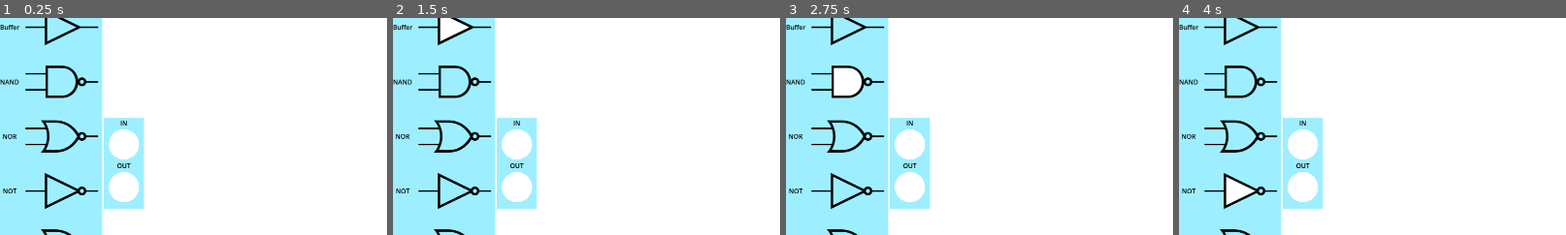
Above: before the commit, frames 1-4 (left to right).
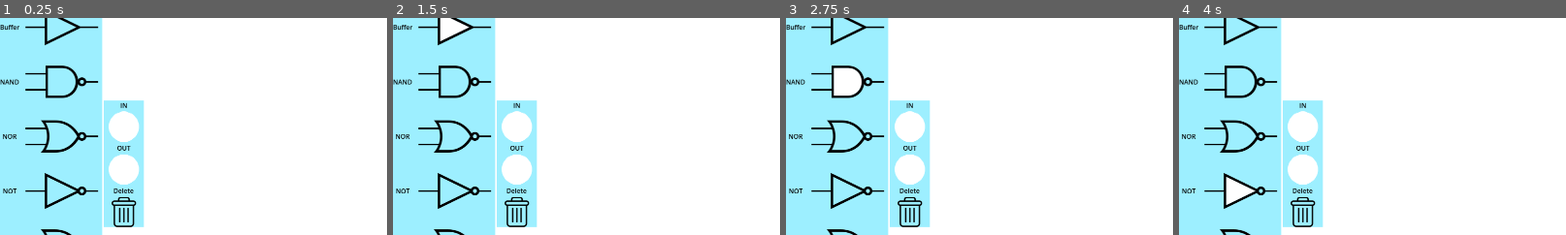
Above: after the commit, the same moments.

Repository: sleep-walkerr/CircuitCanvas
Game: Godot game, scene res://MainScene.tscn
Two runs of this game, one before a commit and one after it. Both use one fixed random seed, a clock stepped at 60 frames per second and the inputs below.
Inputs (mouse positions are % of the whole screen's width and height, from its top left):
- Up to frame 1 (0.25 s): no input
- Up to frame 2 (1.5 s): click (8, 6) at 0.5 s; click (8, 19) at 1.25 s
- Up to frame 3 (2.75 s): click (8, 31) at 2 s
- Up to frame 4 (4 s): click (8, 44) at 2.75 s; click (8, 56) at 3.5 s
The pictures show only the part of the screen within x 0-50%, y 16-66%; the shares and areas given below are measured in that part.

The runs differ from the first frame. In frame 1, 3.9% of the frame differs, in the area x 26-38%, y 37-97%; in frame 2, 3.9%; in frame 3, 3.9%; in frame 4, 3.9%.

Commit message:
Added ability to increase number of input pins by pressing = while hovering over the target gate. Multiple changes to SDL printing and changes to fully integrate the ability to increase pins.

Diff:
--- a/GUI/GUI.tscn
+++ b/GUI/GUI.tscn
@@ -38,10 +38,6 @@
 layout_mode = 2
 mouse_filter = 2
 
-[node name="TextureButton" type="TextureButton" parent="HBoxContainer/Control/HBoxContainer/VBoxContainer"]
-visible = false
-layout_mode = 2
-
 [node name="Control2" type="MarginContainer" parent="HBoxContainer"]
 custom_minimum_size = Vector2(100, 225)
 layout_direction = 2
--- a/GUI/GUIScript.gd
+++ b/GUI/GUIScript.gd
@@ -1,6 +1,6 @@
 extends Node2D
 var typeList = ['AND', 'Buffer', 'NAND', 'NOR', 'NOT', 'OR', 'XNOR', 'XOR']
-var otherTypeList = ['IN', 'OUT']
+var otherTypeList = ['IN', 'OUT', 'Delete']
 
 # Declare member variables here. Examples:
 # var a = 2
@@ -44,7 +44,7 @@
 
 		var currentOtherTextureButton = TextureButton.new()
 		currentOtherTextureButton.name = otherType
-		currentOtherTextureButton.texture_normal = load("res://Input_Output/BodyX.png")
+		currentOtherTextureButton.texture_normal = load("res://Input_Output/" + otherType + ".png")
 		currentOtherTextureButton.stretch_mode = TextureButton.STRETCH_KEEP_CENTERED
 		get_node("HBoxContainer//Control2/VBoxContainer").add_child(currentOtherTextureButton)
 
--- a/Gate/Gate.gd
+++ b/Gate/Gate.gd
@@ -42,10 +42,24 @@
 		get_node("/root/Node2D").CreatePINConnection(fromPIN)
 
 func set_Input_PIN_Number(newPINNumber):
-	# instances pins into instanced gate
+	configureSpacerPoints(newPINNumber)
+	InstancePinsAndPosition(newPINNumber)
 
-	#set up points on Line2D first
-	#first get the distance btw points
+
+
+
+func InstancePinsAndPosition(newPINNumber):
+	for i in range(newPINNumber):
+		# i+2 because of the initial 2 points already on the line (points are in order of addition)
+		var newGatePIN = load("res://GatePIN/InPIN.tscn").instantiate()
+		newGatePIN.set_meta("PINNo", i+1)
+		newGatePIN.show_behind_parent = true
+		inAndOutPINListDictionary["IN"].append(newGatePIN)
+		self.add_child(newGatePIN)
+		newGatePIN.position = Vector2($PINSpacer.points[i+2] - Vector2(24, 0))
+		calculate_Output_PIN_Index(newPINNumber)
+
+func configureSpacerPoints(newPINNumber):
 	var distance = abs($PINSpacer.points[0].y) + abs($PINSpacer.points[1].y)
 	var increment = (distance / newPINNumber) / 2
 	var currentPosition = $PINSpacer.points[0].y# will keep track of how many segments have been added for setting points
@@ -55,14 +69,26 @@
 		$PINSpacer.add_point(Vector2($PINSpacer.points[0].x, currentPosition))
 		currentPosition += increment
 
-	for i in range(newPINNumber):
-		# i+2 because of the initial 2 points already on the line (points are in order of addition)
+
+
+func AddPIN():
+	if !(type == "NOT" or type == "Buffer"):
+		$PINSpacer.clear_points()
+		$PINSpacer.add_point(Vector2(-37, -40))
+		$PINSpacer.add_point(Vector2(37,40))
+		var newPINNumber = inAndOutPINListDictionary["OUT"][0].get_meta("PINNo")
+		configureSpacerPoints(inAndOutPINListDictionary["OUT"][0].get_meta("PINNo"))
+		print($PINSpacer.points)
+		for inPIN in inAndOutPINListDictionary["IN"]:
+			self.remove_child(inPIN)
 		var newGatePIN = load("res://GatePIN/InPIN.tscn").instantiate()
-		newGatePIN.set_meta("PINNo", i+1)
+		newGatePIN.set_meta("PINNo", newPINNumber)
 		newGatePIN.show_behind_parent = true
 		inAndOutPINListDictionary["IN"].append(newGatePIN)
-		self.add_child(newGatePIN)
-		newGatePIN.position = Vector2($PINSpacer.points[i+2] - Vector2(24, 0))
-
-	#anytime a new input pin number is set, total input pins will be counted and then the index of the output pin will be known
-	calculate_Output_PIN_Index(newPINNumber)
+		var index = 2
+		for inPIN in inAndOutPINListDictionary["IN"]:
+			add_child(inPIN)
+			inPIN.position = Vector2($PINSpacer.points[index] - Vector2(24, 0))
+			print(Vector2($PINSpacer.points[index] - Vector2(70, 0)))
+			index += 1
+		calculate_Output_PIN_Index(newPINNumber)
--- a/Input_Output/Input_Output.gd
+++ b/Input_Output/Input_Output.gd
@@ -65,7 +65,6 @@
 		get_node("/root/Node2D").CreatePINConnection(inAndOutPINListDictionary["OUT"][0])
 
 	if !inTextEntryField:
-		#print("bruh")
 		if event is InputEventMouseButton:
 			lastMousePos = get_global_mouse_position()
 		# detect drag only based on current location vs last
--- a/MainScene.gd
+++ b/MainScene.gd
@@ -67,7 +67,17 @@
 
 func _input(event):
 	if !Input.is_key_pressed(KEY_CTRL):
-		if event.is_action_pressed("click]") and selectedGate != null and mouseOverAndSelectionCast.get_collision_count() == 0:
+		if mouseOverAndSelectionCast.get_collision_count() > 0:
+			print(mouseOverAndSelectionCast.get_collider(0).name)
+
+		if event.is_action_pressed("click]") and selectedGate == "Delete":
+			if mouseOverAndSelectionCast.get_collision_count() > 0 and ("Gate" in mouseOverAndSelectionCast.get_collider(0).name or "Input_Output" in mouseOverAndSelectionCast.get_collider(0).name):
+
+				if "Gate" in mouseOverAndSelectionCast.get_collider(0).name:
+					DeleteSelectedGateScene(mouseOverAndSelectionCast.get_collider(0))
+				elif "Input_Output" in mouseOverAndSelectionCast.get_collider(0).name:
+					DeleteSelectedInput_OutputScene(mouseOverAndSelectionCast.get_collider(0))
+		elif event.is_action_pressed("click]") and selectedGate != null and mouseOverAndSelectionCast.get_collision_count() == 0:
 			if selectedGate != "IN" and selectedGate != "OUT":
 				var gate_instance = load("res://Gate/Gate.tscn").instantiate()
 				gate_instance.type = selectedGate
@@ -87,6 +97,8 @@
 				in_out_instance.move_and_collide(Vector2(0,0))
 				in_out_instance.get_node("Input_Output_Label").position = in_out_instance.global_position
 				inputsAndOutputsList[in_out_instance.type].append(in_out_instance)
+		elif event.is_action_pressed("plus") and mouseOverAndSelectionCast.get_collision_count() > 0 and "Gate" in mouseOverAndSelectionCast.get_collider(0).name:
+			mouseOverAndSelectionCast.get_collider(0).AddPIN()
 
 
 		elif event is InputEventMouseMotion and scene_currently_over is CharacterBody2D:
@@ -125,6 +137,35 @@
 					connectionPointIndex += 1
 				connectionPointIndex = 0
 
+
+func DeleteSelectedGateScene(gateToDelete):
+	var connectionPointIndex = 0
+	gateReferencesByCategory[gateToDelete.type].erase(gateToDelete)
+	for pinType in gateToDelete.inAndOutPINListDictionary:
+		for gatePIN in gateToDelete.inAndOutPINListDictionary[pinType]:
+			if gatePIN.connectionParticipatingIn != null:
+				#find matching pin reference from list
+					for connection in connectionsList:
+						if gatePIN.connectionParticipatingIn == connection:
+							$GateContainer.remove_child(connection)
+							connectionsList.erase(connection)
+	$GateContainer.remove_child(gateToDelete)
+
+
+func DeleteSelectedInput_OutputScene(sceneToDelete):
+	print("inoutdel")
+	var connectionPointIndex = 0
+	connectionsList.erase(sceneToDelete)
+	for pinType in sceneToDelete.inAndOutPINListDictionary:
+		for gatePIN in sceneToDelete.inAndOutPINListDictionary[pinType]:
+			if gatePIN.connectionParticipatingIn != null:
+				#find matching pin reference from list
+					for connection in connectionsList:
+						if gatePIN.connectionParticipatingIn == connection:
+							$GateContainer.remove_child(connection)
+							connectionsList.erase(connection)
+	$GateContainer.remove_child(sceneToDelete)
+
 func OverSelectableScene(currently_over): #sets scene_currently_over to a reference of the instanced scene currently being hovered over
 	if Input.mouse_mode == Input.MOUSE_MODE_VISIBLE:
 		#set currently_over to current instance hovered over and add hover effect
@@ -176,7 +217,10 @@
 	for gateCategory in gateReferencesByCategory:
 		myFile.store_line("$" + gateCategory + " Gates:")
 		for gateNodeReference in gateReferencesByCategory[gateCategory]:
-			myFile.store_line(gateNodeReference.gateName)
+			if !(gateNodeReference.type == "Buffer" or gateNodeReference.type == "NOT"):
+				myFile.store_line(str(gateNodeReference.type + "*" + str(gateNodeReference.inAndOutPINListDictionary["OUT"][0].get_meta("PINNo") - 1) + " " + gateNodeReference.gateName))
+			else:
+				myFile.store_line(str(gateNodeReference.type + " " + gateNodeReference.gateName))
 		myFile.store_line("")
 
 	myFile.store_line("ALIASES");
@@ -222,13 +266,25 @@
 func SetSelectedGate(gateButton):
 	for gateButtonIterate in $GUI/HBoxContainer/Control/HBoxContainer/VBoxContainer.get_children():
 				gateButtonIterate.texture_normal = load("res://Gate/" + gateButtonIterate.name + ".png")
-
-	if gateButton.name != "IN" and gateButton.name != "OUT":
+	for otherButtonIterate in $GUI/HBoxContainer/Control2/VBoxContainer.get_children():
+		if otherButtonIterate.name == "IN" or otherButtonIterate.name == "OUT":
+			otherButtonIterate.self_modulate = Color(1.0, 1.0, 1.0, 1.0)
+		elif otherButtonIterate.name == "Delete":
+			otherButtonIterate.texture_normal = load("res://Input_Output/Delete.png")
+
+	if gateButton.name == "Delete":
+		gateButton.texture_normal = load("res://Input_Output/DeletePressed.png")
+		selectedGate = gateButton.name
+	elif gateButton.name == "IN":
+		gateButton.self_modulate = Color(0.0, 1.0, 1.0, 1.0)
+		selectedGate = gateButton.name
+	elif gateButton.name == "OUT":
+		gateButton.self_modulate = Color(0.9, 0.4, 0.2, 1.0)
+		selectedGate = gateButton.name
+	else:
 		print(gateButton.name)
 
 		gateButton.texture_normal = load("res://Gate/" + gateButton.name + "Pressed.png")
-		selectedGate = gateButton.name
-	else:
 		selectedGate = gateButton.name
 
 func _on_gd_example_position_changed(node, new_pos):
--- a/MainScene.tscn
+++ b/MainScene.tscn
@@ -1,7 +1,6 @@
-[gd_scene load_steps=5 format=3 uid="uid://dljx875ck4qqg"]
+[gd_scene load_steps=4 format=3 uid="uid://dljx875ck4qqg"]
 
 [ext_resource type="Script" path="res://MainScene.gd" id="2"]
-[ext_resource type="Texture2D" uid="uid://ifwuij12lrta" path="res://testcube.jpg" id="3"]
 [ext_resource type="PackedScene" uid="uid://cfunyue2jj6vc" path="res://GUI/GUI.tscn" id="10"]
 
 [sub_resource type="RectangleShape2D" id="RectangleShape2D_wq1or"]
@@ -69,16 +68,4 @@
 [node name="CollisionShape2D" type="CollisionShape2D" parent="SimulateLogicButton/Area2D"]
 shape = SubResource("RectangleShape2D_wq1or")
 
-[node name="CPPExample" type="GDExample" parent="."]
-_import_path = NodePath("")
-unique_name_in_owner = false
-process_mode = 0
-process_priority = 0
-editor_description = ""
-visible = false
-position = Vector2(19.0432, 0.0191788)
-scale = Vector2(0.147072, 0.179299)
-texture = ExtResource("3")
-script = null
-
 [connection signal="pressed" from="SimulateLogicButton" to="." method="_on_simulate_logic_button_pressed"]
--- a/project.godot
+++ b/project.godot
@@ -46,6 +46,16 @@
 "events": [Object(InputEventMouseButton,"resource_local_to_scene":false,"resource_name":"","device":0,"window_id":0,"al …(235 unchanged characters)…
 ]
 }
+plus={
+"deadzone": 0.5,
+"events": [Object(InputEventKey,"resource_local_to_scene":false,"resource_name":"","device":-1,"window_id":0,"alt_pressed":false,"shift_pressed":false,"ctrl_pressed":false,"meta_pressed":false,"pressed":false,"keycode":0,"physical_keycode":61,"key_label":0,"unicode":61,"echo":false,"script":null)
+]
+}
+minus={
+"deadzone": 0.5,
+"events": [Object(InputEventKey,"resource_local_to_scene":false,"resource_name":"","device":-1,"window_id":0,"alt_pressed":false,"shift_pressed":false,"ctrl_pressed":false,"meta_pressed":false,"pressed":false,"keycode":0,"physical_keycode":45,"key_label":0,"unicode":45,"echo":false,"script":null)
+]
+}
 
 [mono]
 
Binary file added: IconBackup/delete.png
Binary file added: Input_Output/Delete.png
Binary file added: Input_Output/DeletePressed.png
Renamed: Input_Output/BodyX.png -> Input_Output/IN.png
Binary file added: Input_Output/OUT.png
Not shown, changed: CircuitCanvas.sdl
